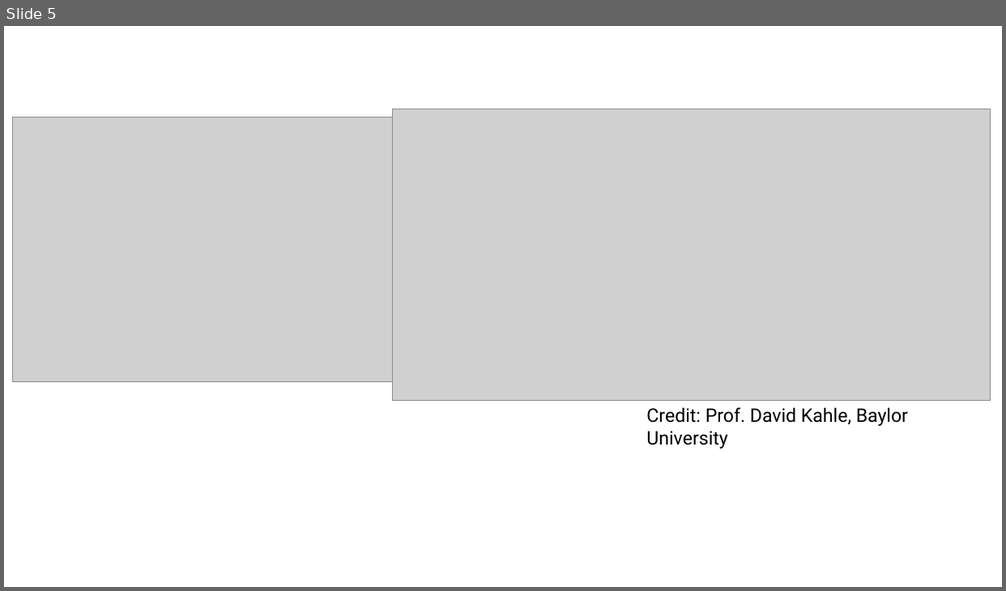
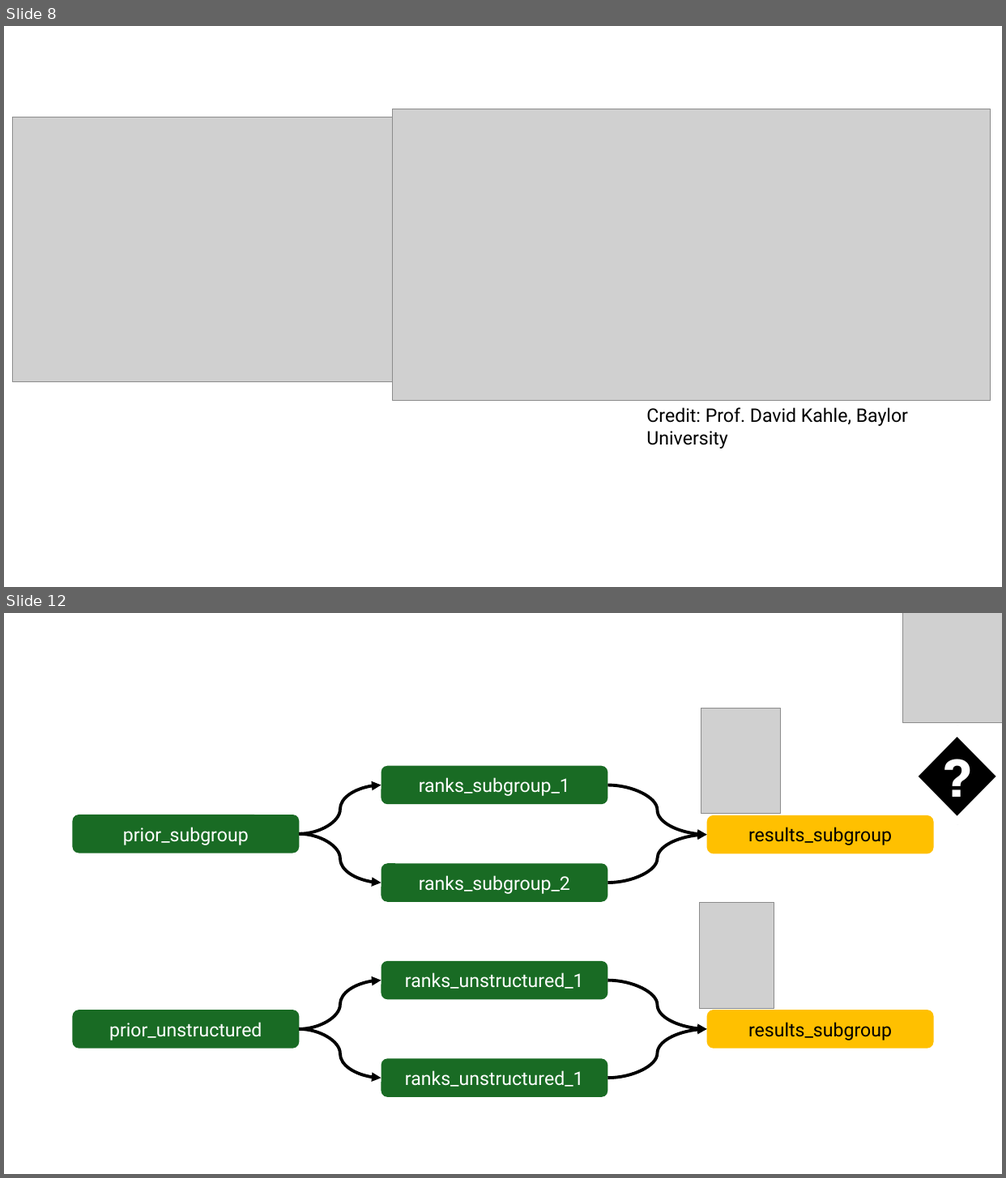
Before and after one commit to wlandau/LatinR2024, a slide deck: images/images.pptx. Shown one above the other, each under a label of ours: slide 5 before the commit, slides 8 and 12 after it; the slides between them are not shown. The pictures are 1006x591 and 1006x1178 pixels, drawn with LibreOffice and Linux fonts; fonts in the diff are those of the drawing; grey boxes stand for pictures. Boxes give left, top, right and bottom in pixels: in the first picture for what was removed or moved away, otherwise in the second. Text is boxed around its words. In the diff, an @@ line names an element or a change of style, - is before the commit and + after.

Commit message:
finish slides

```diff
--- a/images/images.pptx
+++ b/images/images.pptx
@@ slide 12 added at bbox=[4, 613, 1002, 1174], background #FFFFFF @@
@@ picture added at bbox=[902, 613, 1002, 722] @@
@@ text added at bbox=[908, 616, 991, 725], 80 pt, text #000000 @@
+😴
@@ picture added at bbox=[921, 616, 996, 722] @@
@@ picture added at bbox=[701, 708, 781, 814] @@
@@ rounded rectangle added at bbox=[381, 766, 608, 804], fill #196B24, 18 pt, text #FFFFFF @@
+ranks_subgroup_1
@@ curved arrow added from (299, 834) to (381, 786), #000000 3 pt @@
@@ curved arrow added from (608, 786) to (707, 835), #000000 3 pt @@
@@ rounded rectangle added at bbox=[72, 815, 299, 854], fill #196B24, 18 pt, text #FFFFFF @@
+prior_subgroup
@@ rounded rectangle added at bbox=[707, 815, 934, 854], fill #FFC000, 18 pt, text #000000 @@
+results_subgroup
@@ curved arrow added from (299, 834) to (381, 883), #000000 3 pt @@
@@ curved arrow added from (608, 883) to (707, 835), #000000 3 pt @@
@@ rounded rectangle added at bbox=[381, 864, 608, 902], fill #196B24, 18 pt, text #FFFFFF @@
+ranks_subgroup_2
@@ picture added at bbox=[700, 903, 774, 1009] @@
@@ rounded rectangle added at bbox=[381, 961, 608, 999], fill #196B24, 18 pt, text #FFFFFF @@
+ranks_unstructured_1
@@ curved arrow added from (299, 1029) to (381, 981), #000000 3 pt @@
@@ curved arrow added from (608, 981) to (707, 1029), #000000 3 pt @@
@@ rounded rectangle added at bbox=[72, 1010, 299, 1048], fill #196B24, 18 pt, text #FFFFFF @@
+prior_unstructured
@@ rounded rectangle added at bbox=[707, 1010, 934, 1048], fill #FFC000, 18 pt, text #000000 @@
+results_subgroup
@@ curved arrow added from (299, 1029) to (381, 1078), #000000 3 pt @@
@@ curved arrow added from (608, 1078) to (707, 1029), #000000 3 pt @@
@@ rounded rectangle added at bbox=[381, 1059, 608, 1097], fill #196B24, 18 pt, text #FFFFFF @@
+ranks_unstructured_1
@@ what was slide 5 is now slide 8 @@
```
Also in this commit, not shown: 6 other slides added, 7 other files.
